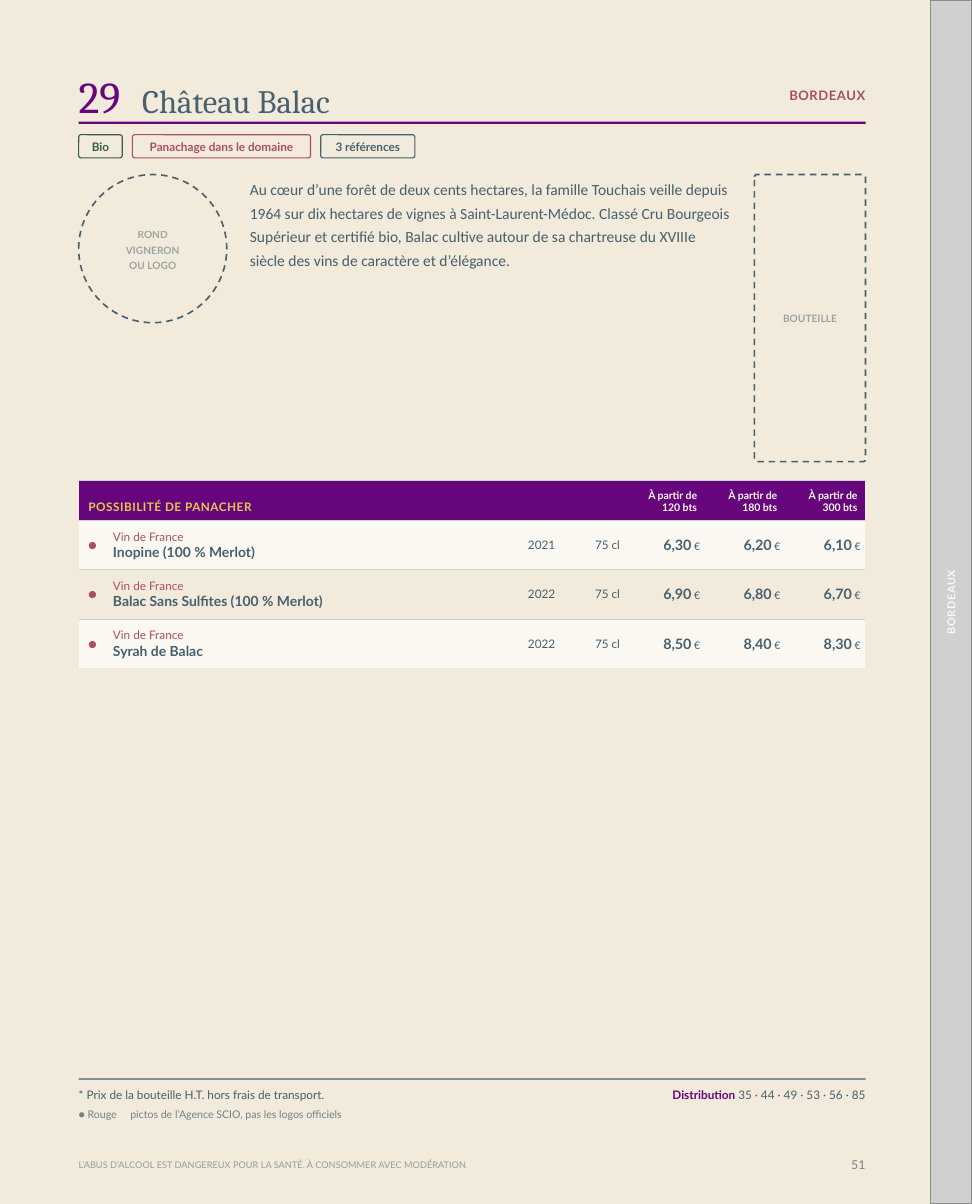
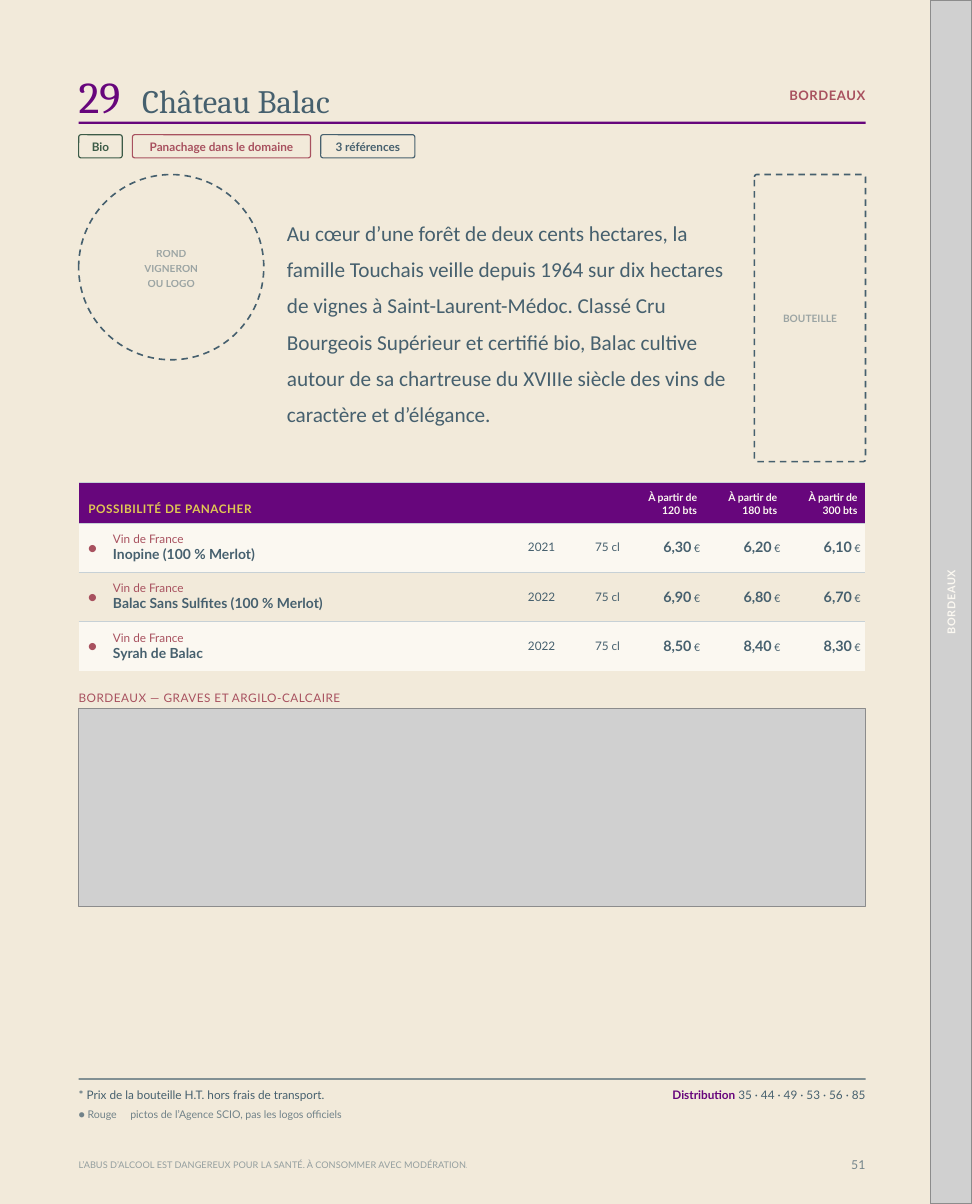
Before and after one commit to paudrysakho-collab/philippe1, a slide deck: slide 51 of dist/catalogue-scio-2026-canva.pptx. Drawn at 972x1204 pixels with LibreOffice and Linux fonts; fonts in the diff are those of the drawing; grey boxes stand for pictures. Boxes give left, top, right and bottom in pixels: in the first picture for what was removed or moved away, otherwise in the second. Text is boxed around its words. In the diff, an @@ line names an element or a change of style, - is before the commit and + after.

```diff
--- a/dist/catalogue-scio-2026-canva.pptx
+++ b/dist/catalogue-scio-2026-canva.pptx
@@ text "ROND" moved from (x1=126, y1=231, x2=180, y2=269) to (x1=144, y1=250, x2=198, y2=287) @@
@@ ellipse resized from (x1=79, y1=174, x2=227, y2=322) to (x1=79, y1=174, x2=263, y2=358) @@
@@ text "Au cœur d’une forêt de ..." moved from (x1=250, y1=184, x2=729, y2=269) to (x1=287, y1=226, x2=726, y2=426) @@
@@ text "Au cœur d’une forêt de ..." at (x1=287, y1=226, x2=726, y2=426): size 9.5 to 13 pt; line spacing 1.28 to 1.42; vertical alignment top to middle @@
@@ text added at (x1=79, y1=693, x2=340, y2=702), 7.2 pt, text #A8515F @@
+BORDEAUX — GRAVES ET ARGILO-CALCAIRE
@@ picture added at (x1=79, y1=708, x2=865, y2=905) @@
```
Also in this commit, not shown: 49 other slides changed, 16 other files.
